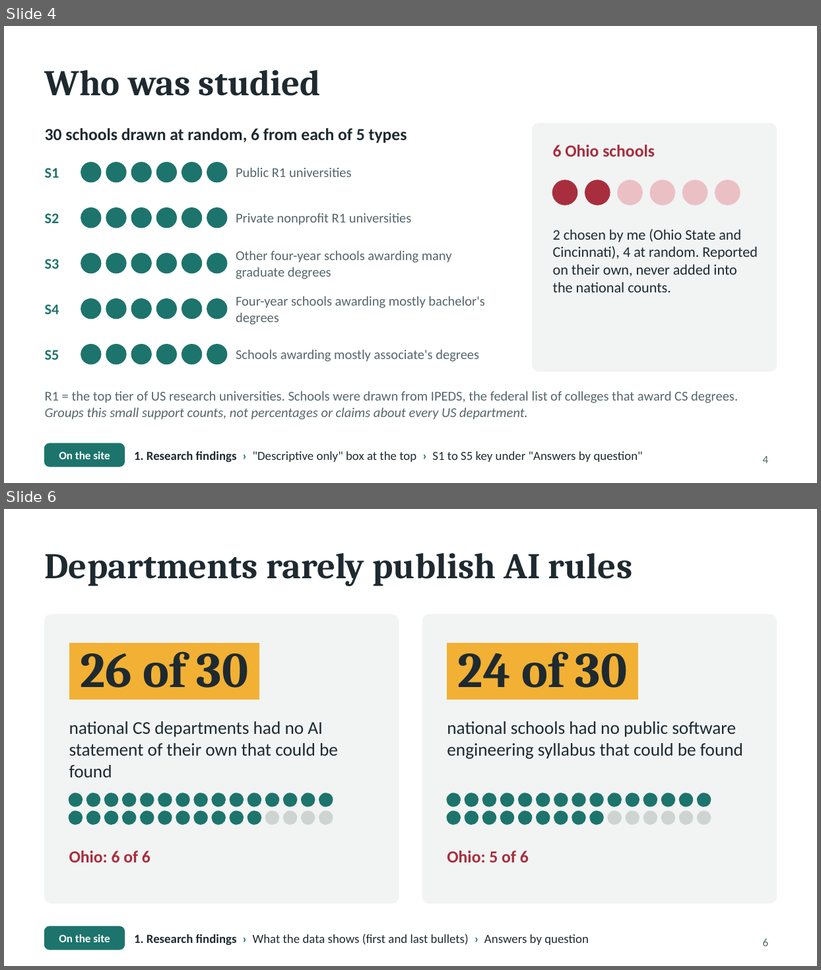
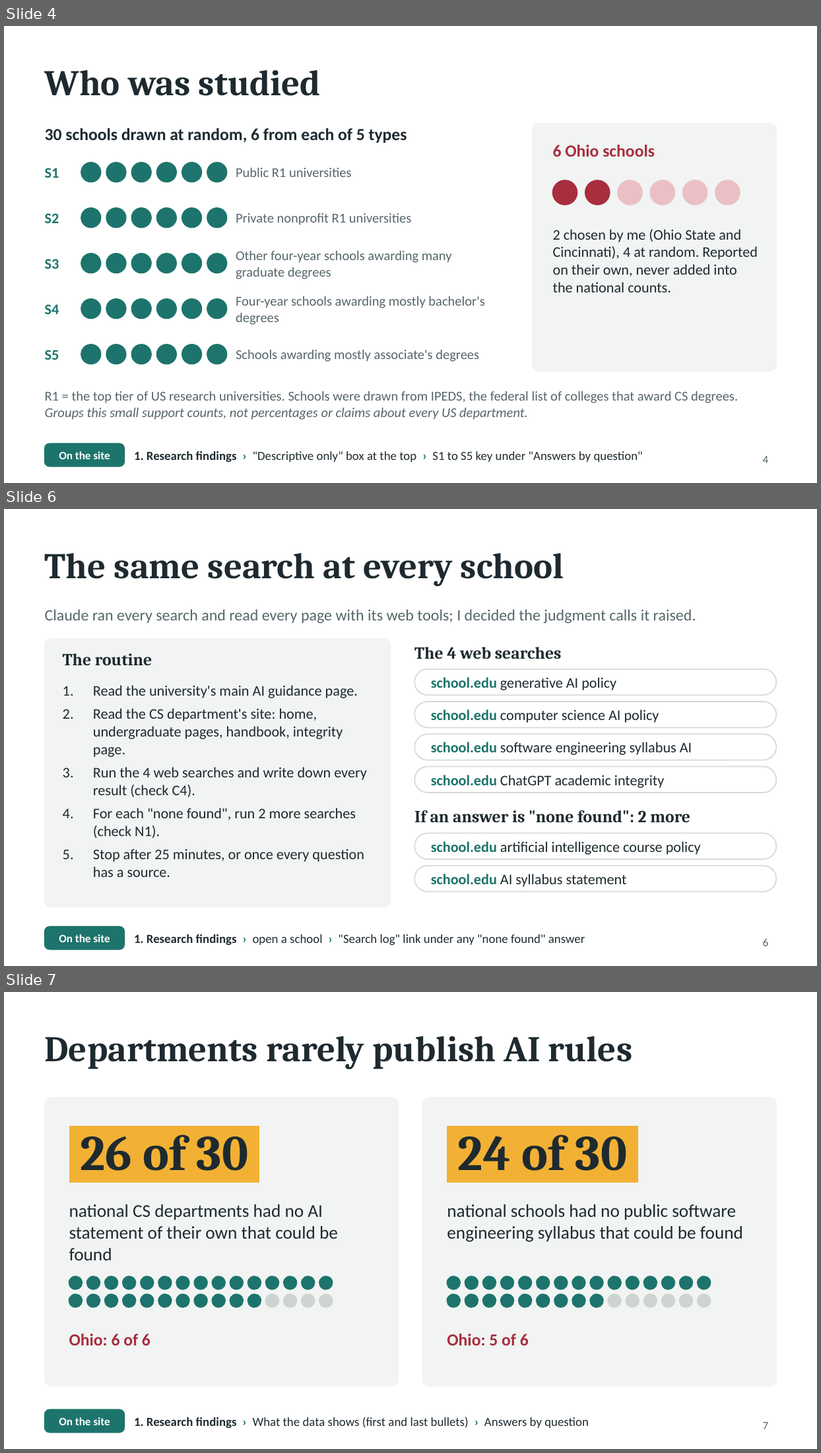
Before and after one commit to Marcus-Hollimon/Project-2-AI-Use-In-Schools, a slide deck: presentation/AI-in-CS-departments.pptx. Shown one above the other, each under a label of ours: slides 4 and 6 before the commit, slides 4, 6 and 7 after it; the slides between them are not shown. The pictures are 821x970 and 821x1453 pixels, drawn with LibreOffice and Linux fonts; fonts in the diff are those of the drawing. Boxes give left, top, right and bottom in pixels: in the first picture for what was removed or moved away, otherwise in the second. Text is boxed around its words. In the diff, an @@ line names an element or a change of style, - is before the commit and + after.

```diff
--- a/presentation/AI-in-CS-departments.pptx
+++ b/presentation/AI-in-CS-departments.pptx
@@ slide 6 added at [4, 509, 817, 966], background #FFFFFF @@
@@ title added at [45, 553, 564, 586], 32 pt, text #1E2A30, bold @@
+The same search at every school
@@ text added at [45, 609, 696, 623], 14 pt, text #56666B @@
+Claude ran every search and read every page with its web tools; I decided the judgment calls it raised.
@@ rounded rectangle added at [45, 639, 390, 908], fill #F1F4F3, outline #F1F4F3 1 pt @@
@@ text added at [415, 647, 562, 659], 15 pt, text #1E2A30, bold @@
+The 4 web searches
@@ text added at [63, 654, 152, 665], 15 pt, text #1E2A30, bold @@
+The routine
@@ text added at [93, 685, 367, 877], 13 pt, text #1E2A30 @@
+1. Read the university's main AI guidance page.
+2. Read the CS department's site: home, undergraduate pages, handbook, integrity page.
+3. Run the 4 web searches and write down every result (check C4).
+4. For each "none found", run 2 more searches (check N1).
+5. Stop after 25 minutes, or once every question has a source.
@@ rounded rectangle added at [415, 669, 776, 695], fill #FFFFFF, outline #D3DBD9 1 pt @@
@@ text added at [431, 677, 616, 691], 13 pt, text #1E2A30 @@
+school.edu generative AI policy
@@ rounded rectangle added at [415, 702, 776, 727], fill #FFFFFF, outline #D3DBD9 1 pt @@
@@ text added at [431, 710, 659, 723], 13 pt, text #1E2A30 @@
+school.edu computer science AI policy
@@ rounded rectangle added at [415, 734, 776, 760], fill #FFFFFF, outline #D3DBD9 1 pt @@
@@ text added at [431, 742, 692, 755], 13 pt, text #1E2A30 @@
+school.edu software engineering syllabus AI
@@ rounded rectangle added at [415, 767, 776, 793], fill #FFFFFF, outline #D3DBD9 1 pt @@
@@ text added at [431, 775, 665, 788], 13 pt, text #1E2A30 @@
+school.edu ChatGPT academic integrity
@@ text added at [415, 811, 690, 823], 15 pt, text #1E2A30, bold @@
+If an answer is "none found": 2 more
@@ rounded rectangle added at [415, 834, 776, 859], fill #FFFFFF, outline #D3DBD9 1 pt @@
@@ text added at [431, 842, 701, 855], 13 pt, text #1E2A30 @@
+school.edu artificial intelligence course policy
@@ rounded rectangle added at [415, 866, 776, 892], fill #FFFFFF, outline #D3DBD9 1 pt @@
@@ text added at [431, 874, 627, 887], 13 pt, text #1E2A30 @@
+school.edu AI syllabus statement
@@ rounded rectangle added at [45, 927, 124, 950], fill #1D746C, outline #1D746C 1 pt @@
@@ text added at [59, 935, 110, 943], 10 pt, text #FFFFFF, bold @@
+On the site
@@ text added at [134, 934, 585, 945], 11 pt, text #1E2A30 @@
+1. Research findings › open a school › "Search log" link under any "none found" answer
@@ page number added at [763, 939, 769, 947], 10 pt, text #56666B @@
+6
@@ what was slide 6 is now slide 7 @@
@@ page number at [763, 1422, 769, 1430]: text changed @@
-6
+7
```
Also in this commit, not shown: 7 slides changed, 3 other files.
